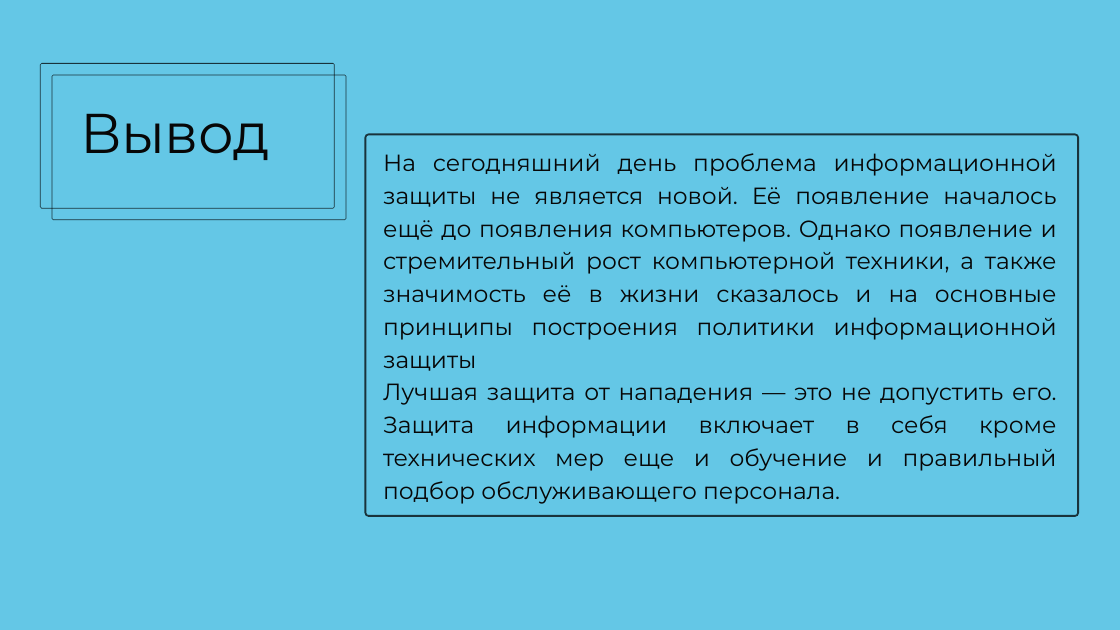
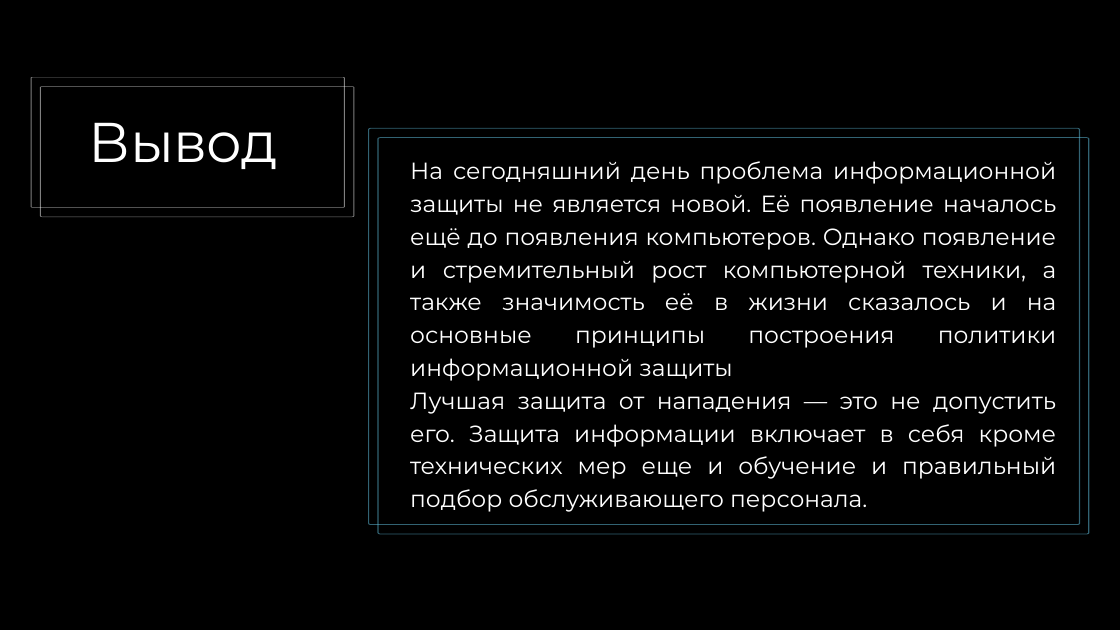
Before and after one commit to Yulia-P/Cryptography, a slide deck: slide 17 of Lab01/Lab01.pptx. Drawn at 1120x630 pixels with LibreOffice and Linux fonts; fonts in the diff are those of the drawing. Boxes give left, top, right and bottom in pixels: in the first picture for what was removed or moved away, otherwise in the second. Text is boxed around its words. In the diff, an @@ line names an element or a change of style, - is before the commit and + after.

```diff
--- a/Lab01/Lab01.pptx
+++ b/Lab01/Lab01.pptx
@@ background #64C7E6 to #000000 @@
@@ freeform shape at box(31, 77, 345, 208): fill #000000 at 74% opacity to #FFFFFF at 50% opacity @@
@@ freeform shape: place and size @@
-freeform shape at box(40, 63, 334, 208)
+freeform shape at box(31, 77, 345, 208)
@@ freeform shape: place and size @@
-freeform shape at box(52, 74, 346, 220)
+freeform shape at box(40, 86, 354, 217)
@@ freeform shape at box(40, 86, 354, 217): fill #000000 at 74% opacity to #FFFFFF at 50% opacity @@
@@ text "Вывод" at box(89, 122, 279, 169): text colour #070707 to #FFFFFF @@
@@ text "Вывод": place and size @@
-text "Вывод" at box(80, 113, 270, 160)
+text "Вывод" at box(89, 122, 279, 169)
@@ freeform shape: place and size @@
-freeform shape at box(365, 133, 1079, 517)
+freeform shape at box(368, 128, 1080, 525)
@@ freeform shape at box(368, 128, 1080, 525): fill #000000 at 74% opacity to #64C7E6 at 50% opacity @@
@@ freeform shape added at box(377, 137, 1089, 534), fill #64C7E6 at 50% opacity @@
@@ text "На сегодняшний день проблема информационной ...": place and size @@
-text "На сегодняшний день проблема информационной ..." at box(383, 153, 1057, 504)
+text "На сегодняшний день проблема информационной ..." at box(410, 161, 1057, 512)
@@ text "На сегодняшний день проблема информационной ..." at box(410, 161, 1057, 512): text colour #070707 to #FFFFFF @@
```
Also in this commit, not shown: 3 other slides changed, 57 other files.
